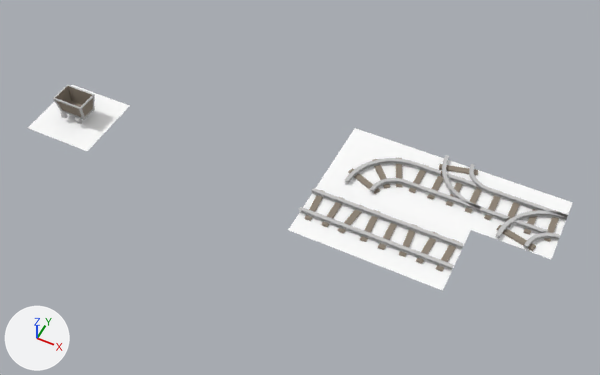
Renders of the Blender file art/tilesets/cave/cave_minetracks.blend from each side of a commit.
The view is the same before and after, from a camera (50 mm lens) standing at (12.99, -12.32, 15.88) and looking at (6.55, 0.55, -0.21). Arrows for +X, +Y and +Z are at lower left; the lights stay in place.

Names of what the first picture shows: 'MineCart', 'TrackCurve', 'TrackSplitL', 'TrackSplitR', 'TrackStraight1', 'TrackStraight2'.
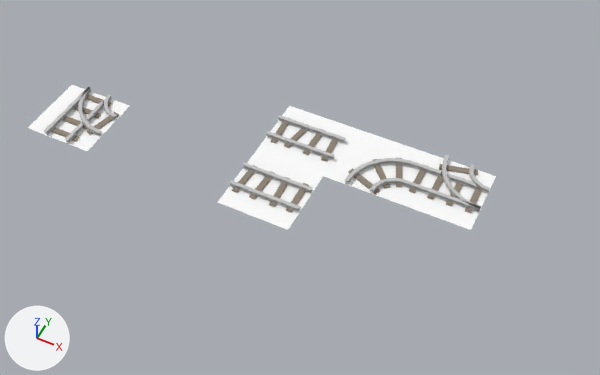
Boxes (x1, y1, x2, y2) around the edits, measured in the pictures (600 x 375 px):
'TrackStraight2', moved, turned: before (363, 203, 471, 291); after (218, 152, 323, 230)
'TrackStraight1', moved, turned: before (288, 176, 395, 259); after (255, 106, 354, 176)
'TrackSplitL', moved, turned: before (471, 176, 573, 259); after (28, 85, 129, 151)
'MineCart', deleted: before (28, 84, 129, 151)
    faces in mat_shadowcatcher (white #ffffff): (28, 85, 129, 151)
    faces in mat_wood (grey #92887b): (55, 86, 93, 117)
    faces in mat_metal (light grey #c4c4c4): (53, 84, 95, 124)

Diff of the bpy script that builds the scene:
```diff
--- a/art/tilesets/cave/cave_minetracks.blend.py
+++ b/art/tilesets/cave/cave_minetracks.blend.py
@@ ob_trackstraight2 @@
 ob_trackstraight2 = bpy.data.objects.new('TrackStraight2', me_plane_014)
-ob_trackstraight2.location = (10.0, 0.0, 0.0)
-ob_trackstraight2.rotation_euler = (0.0, 0.0, -1.571)  # degrees (0, 0, -90)
+ob_trackstraight2.location = (6.0, 0.0, 0.0)
+ob_trackstraight2.rotation_euler = (0.0, 0.0, 1.571)  # degrees (0, 0, 90)
@@ ob_tracksplitl @@
 ob_tracksplitl = bpy.data.objects.new('TrackSplitL', me_plane_011)
-ob_tracksplitl.location = (12.0, 2.0, 0.0)
+ob_tracksplitl.location = (0.0, 0.0, 0.0)
+ob_tracksplitl.rotation_euler = (0.0, 0.0, -4.712)  # degrees (0, 0, -270)
 _m = ob_tracksplitl.modifiers.new('EdgeSplit', 'EDGE_SPLIT')
@@ ob_minecart @@
-ob_minecart = bpy.data.objects.new('MineCart', me_circle)
-ob_minecart.location = (0.0, 0.0, 0.1)
-ob_minecart.rotation_euler = (-1.571, 1.571, 0.0)  # degrees (-90, 90, 0)
-_m = ob_minecart.modifiers.new('EdgeSplit', 'EDGE_SPLIT')
-_m.use_edge_angle = False
@@ ob_trackstraight1 @@
 ob_trackstraight1 = bpy.data.objects.new('TrackStraight1', me_plane_001)
-ob_trackstraight1.location = (8.0, 0.0, 0.0)
-ob_trackstraight1.rotation_euler = (0.0, 0.0, -1.571)  # degrees (0, 0, -90)
+ob_trackstraight1.location = (6.0, 2.0, 0.0)
+ob_trackstraight1.rotation_euler = (0.0, 0.0, -4.712)  # degrees (0, 0, -270)
```
